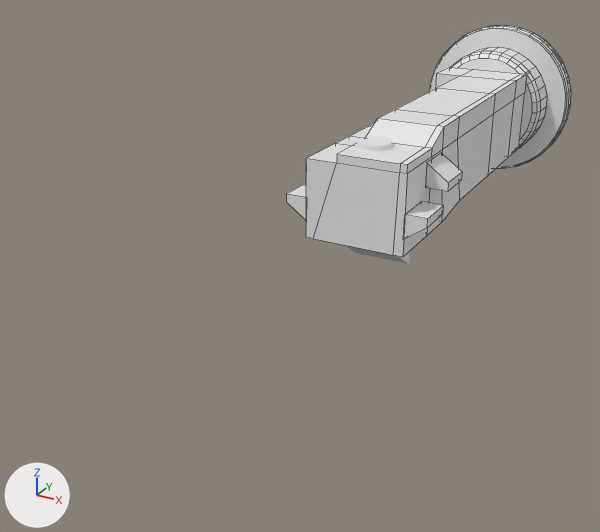
A saved change to the Blender file ShellEjector.blend.
Rendered twice from a 50 mm camera at (0.0555, -0.2013, 0.0443) aimed at (-0.0119, -0.0789, -0.017). Every picture has the same lights, and +X, +Y and +Z are marked at lower left. Mesh edges are drawn as thin lines on the coarser meshes.

Names of what the first picture shows: 'Pin', 'Plunger'.
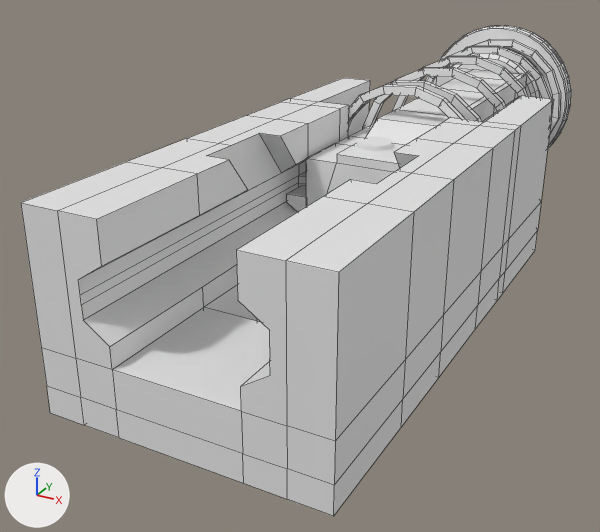
Commit message: Ejector test print

What changed in the scene script:
```text
Add me_cube_012:
    me_cube_012.from_pydata(...)  # 224 vertices, 200 faces; spans x -0.022..0.022, y -0.034..0.0571, z -0.0208..0.01
Add me_cube_010:
    me_cube_010.from_pydata(...)  # 384 vertices, 382 faces; spans x -0.0147..0.0148, y -0.0608..0.0008, z -0.0147..0.0147
Add ob_cube:
    ob_cube = bpy.data.objects.new('Cube', me_cube_012)
    ob_cube.location = (0.0, -0.0983, 0.0)
Add ob_spring:
    ob_spring = bpy.data.objects.new('Spring', me_cube_010)
    ob_spring.location = (0.0009, -0.0033, -0.0001)
```

Location of each change, [x1, y1, x2, y2] in pixels of the pictures (600 x 532 px):
'Cube', added: after [21, 78, 554, 516]
'Spring', added: after [348, 40, 560, 135]
'Plunger', unchanged, covered by the edit: before [287, 25, 571, 257]; after [287, 25, 571, 212]
